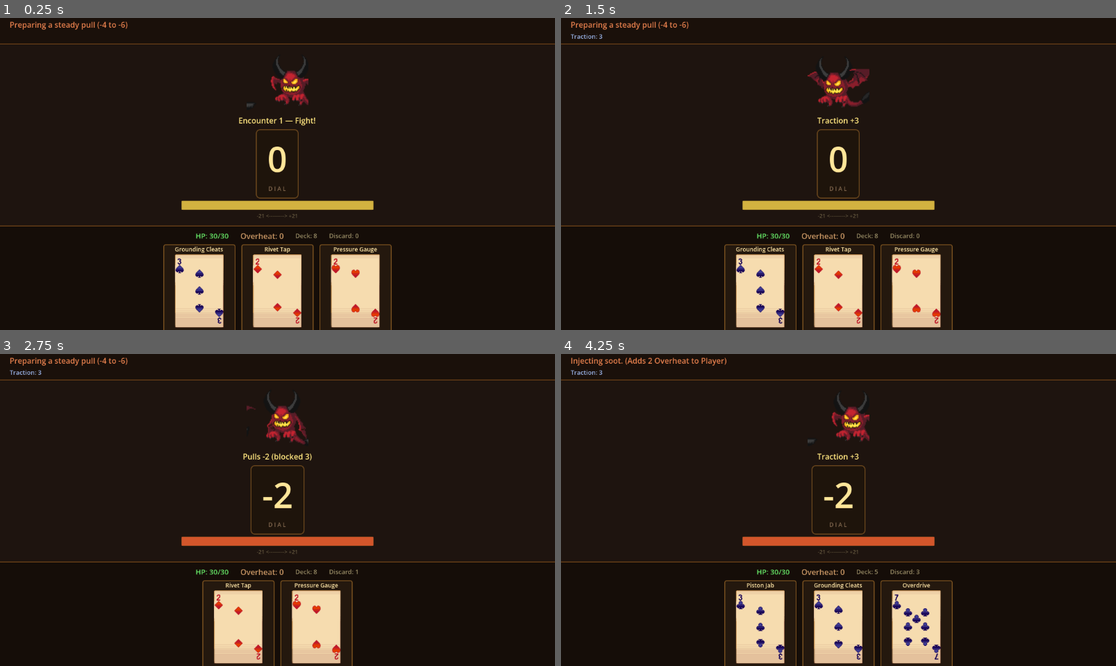
Above: before the commit, frames 1-4 (two rows, left to right).
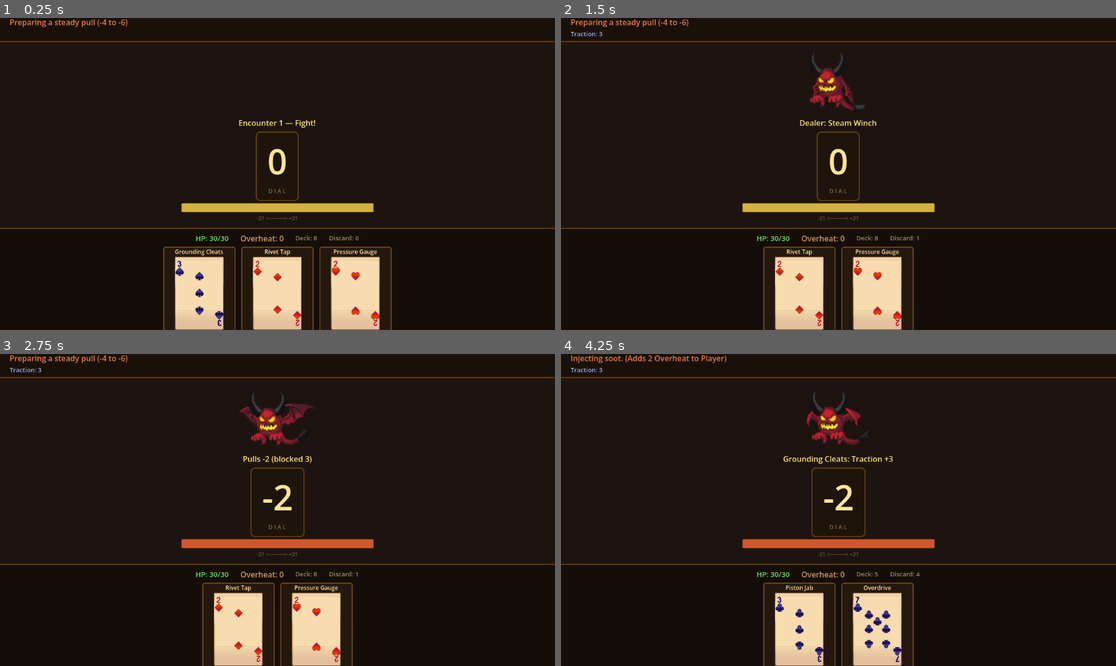
Above: after the commit, the same moments.

Repository: AdLgames/tugow
Game: Godot game, scene res://main.tscn
Two runs of this game, one before a commit and one after it. Both use one fixed random seed, a clock stepped at 60 frames per second and the inputs below.
Inputs (mouse positions are in pixels of both pictures, inside the frame that each line leads up to):
- Up to frame 1 (0.25 s): no input
- Up to frame 2 (1.5 s): move the mouse to (760, 298) at 0.52 s; click (760, 298) at 0.67 s; move the mouse to (838, 298) at 1.27 s; click (838, 298) at 1.42 s
- Up to frame 3 (2.75 s): move the mouse to (238, 634) at 2.02 s; click (238, 634) at 2.17 s
- Up to frame 4 (4.25 s): move the mouse to (877, 634) at 2.77 s; click (877, 634) at 2.92 s; move the mouse to (838, 634) at 3.52 s; click (838, 634) at 3.67 s

The runs differ from the first frame. In frame 1, 5.2% of the frame differs, in the area x 0-100%, y 0-100%; in frame 2, 12%; in frame 3, 5.2%; in frame 4, 13%.

Commit message:
Fix sprite animation and rework pacing so dial updates before dealer turn
Sprite animation fix:
- Frame width is 79px, height is 69px (not square as assumed)
- Uses delta-based frame timing instead of wallclock modulo
- set_animation properly resets frame state
- play_oneshot plays full animation then returns to IDLE
- Sprite scaled to 158x138 (2x) with nearest-neighbor filtering

Pacing rework:
- Card resolves INSTANTLY — dial/stats update the moment you click
- Card disappears from hand immediately
- Announcement shows what happened (e.g. "Piston Jab: Dial +3")
- 0.8s pause AFTER your move so you can see the result
- Then dealer announces, plays attack animation, resolves
- Overheat backlash shows and resolves before dealer turn
- No delays before the player's action — feels responsive

Co-Authored-By: Claude Sonnet 4.6 <noreply@anthropic.com>
Claude-Session: https://claude.ai/code/session_01TWcZhCTjepdonkKqzq9x86

Diff:
--- a/dealer_display.gd
+++ b/dealer_display.gd
@@ -1,14 +1,16 @@
 extends TextureRect
 
 const SPRITE_BASE = "res://Assets/TavernAssets/Flying Demon 2D Pixel Art/Sprites/without_outline/"
+const FRAME_WIDTH = 79
+const FRAME_HEIGHT = 69
 
 var sprite_sheets: Dictionary = {}
 var atlas_texture: AtlasTexture
 var current_anim: String = "IDLE"
 var frame_count: int = 1
-var frame_width: int = 64
-var frame_height: int = 64
-var anim_speed: float = 8.0
+var current_frame: int = 0
+var anim_speed: float = 10.0
+var last_frame_time: float = 0.0
 
 func _ready() -> void:
 	atlas_texture = AtlasTexture.new()
@@ -22,23 +24,39 @@
 func set_animation(anim_name: String) -> void:
 	if not sprite_sheets.has(anim_name):
 		return
+	if current_anim == anim_name:
+		return
 	current_anim = anim_name
+	current_frame = 0
+	last_frame_time = 0.0
 	var sheet: Texture2D = sprite_sheets[anim_name]
-	frame_height = sheet.get_height()
-	frame_width = frame_height
-	frame_count = max(1, sheet.get_width() / frame_width)
+	frame_count = max(1, sheet.get_width() / FRAME_WIDTH)
 	atlas_texture.atlas = sheet
+	_update_region()
 
-func _process(_delta: float) -> void:
+func _process(delta: float) -> void:
 	if not atlas_texture or not sprite_sheets.has(current_anim):
 		return
-	var frame = int(Time.get_ticks_msec() / (1000.0 / anim_speed)) % frame_count
-	atlas_texture.region = Rect2(frame * frame_width, 0, frame_width, frame_height)
+	last_frame_time += delta
+	var frame_duration = 1.0 / anim_speed
+	if last_frame_time >= frame_duration:
+		last_frame_time -= frame_duration
+		current_frame = (current_frame + 1) % frame_count
+		_update_region()
+
+func _update_region() -> void:
+	atlas_texture.region = Rect2(current_frame * FRAME_WIDTH, 0, FRAME_WIDTH, FRAME_HEIGHT)
 
 func play_oneshot(anim_name: String) -> void:
 	if not sprite_sheets.has(anim_name):
 		return
-	set_animation(anim_name)
+	current_anim = anim_name
+	current_frame = 0
+	last_frame_time = 0.0
+	var sheet: Texture2D = sprite_sheets[anim_name]
+	frame_count = max(1, sheet.get_width() / FRAME_WIDTH)
+	atlas_texture.atlas = sheet
+	_update_region()
 	var duration = float(frame_count) / anim_speed
 	await get_tree().create_timer(duration).timeout
 	set_animation("IDLE")
--- a/game_manager.gd
+++ b/game_manager.gd
@@ -95,55 +95,57 @@
 	is_resolving = true
 	var card = CardDatabase.CARDS[card_id]
 
-	action_announced.emit(card.name)
-	await get_tree().create_timer(0.4).timeout
+	# Remove card from hand immediately
+	discard_card_from_hand(card_id)
 
 	# Roll base value
 	var roll: int = card.base_val
 	if card.variance > 0:
 		roll += randi_range(-card.variance, card.variance)
 
-	var resolved_value = int(roll * next_card_multiplier)
-	if next_card_multiplier != 1.0:
-		action_announced.emit("Multiplier x%.1f applied!" % next_card_multiplier)
-		await get_tree().create_timer(0.3).timeout
+	var applied_multiplier = next_card_multiplier
+	var resolved_value = int(roll * applied_multiplier)
+	if applied_multiplier != 1.0:
 		next_card_multiplier = 1.0
 
-	# Resolve action
+	# Resolve action — dial updates INSTANTLY so player sees result
 	match card.action:
 		"PUSH":
 			move_dial(resolved_value)
-			action_announced.emit("Dial +%d" % resolved_value)
+			if applied_multiplier != 1.0:
+				action_announced.emit("%s: Dial +%d (x%.1f!)" % [card.name, resolved_value, applied_multiplier])
+			else:
+				action_announced.emit("%s: Dial +%d" % [card.name, resolved_value])
 
 		"RESIST":
 			if card.has("stacks"):
 				dealer_is_locked = true
-				action_announced.emit("Dealer LOCKED next turn!")
+				action_announced.emit("%s: Dealer LOCKED!" % card.name)
 			else:
 				dealer_traction += resolved_value
-				action_announced.emit("Traction +%d" % resolved_value)
+				action_announced.emit("%s: Traction +%d" % [card.name, resolved_value])
 			status_changed.emit(dealer_traction, dealer_bleed, dealer_is_locked)
 
 		"MULTIPLIER":
 			next_card_multiplier = card.get("multiplier", 1.0)
-			action_announced.emit("Next card: x%.1f power!" % next_card_multiplier)
+			action_announced.emit("%s: Next card x%.1f!" % [card.name, next_card_multiplier])
 
 		"VENT":
 			var drain = card.get("drain_val", 0)
 			player_overheat = max(0, player_overheat - drain)
 			overheat_changed.emit(player_overheat)
 			move_dial(resolved_value)
-			action_announced.emit("Vented %d heat, Dial +%d" % [drain, resolved_value])
+			action_announced.emit("%s: -%d Heat, Dial +%d" % [card.name, drain, resolved_value])
 
 		"CONDITIONAL_PUSH":
 			var target_mod = card.get("target_mod", 1)
 			if dial_value != 0 and dial_value % target_mod == 0:
 				var bonus = card.get("bonus_val", 0)
 				move_dial(resolved_value + bonus)
-				action_announced.emit("Sweet Spot! Dial +%d" % (resolved_value + bonus))
+				action_announced.emit("%s: Sweet Spot! +%d" % [card.name, resolved_value + bonus])
 			else:
 				move_dial(resolved_value)
-				action_announced.emit("Dial +%d" % resolved_value)
+				action_announced.emit("%s: Dial +%d" % [card.name, resolved_value])
 
 		"PRECISION_STRIKE":
 			move_dial(resolved_value)
@@ -151,9 +153,9 @@
 			if dial_value % target_mod == 0:
 				var bonus = card.get("bonus_val", 0)
 				move_dial(bonus)
-				action_announced.emit("Precision hit! Dial +%d then +%d" % [resolved_value, bonus])
+				action_announced.emit("%s: Precision! +%d then +%d" % [card.name, resolved_value, bonus])
 			else:
-				action_announced.emit("Dial +%d" % resolved_value)
+				action_announced.emit("%s: Dial +%d" % [card.name, resolved_value])
 
 		"DELAY_PUSH":
 			var delay = card.get("delay_turns", 1)
@@ -164,34 +166,32 @@
 				"turns_left": delay,
 				"name": card.name
 			})
-			action_announced.emit("Winding up... fires in %d turn(s)" % delay)
+			action_announced.emit("%s: Fires in %d turn(s)!" % [card.name, delay])
 
 		"BLEED":
 			dealer_bleed += card.get("stacks", 0)
 			status_changed.emit(dealer_traction, dealer_bleed, dealer_is_locked)
-			action_announced.emit("Bleed +%d on Dealer" % card.get("stacks", 0))
-
-	await get_tree().create_timer(0.5).timeout
-
-	# Discard played card and update hand UI
-	discard_card_from_hand(card_id)
-
-	# Apply cost
+			action_announced.emit("%s: Bleed +%d on Dealer" % [card.name, card.get("stacks", 0)])
+
+	# Apply cost immediately too
 	if card.has("cost"):
 		var cost_data = card.cost
 		if cost_data.type == "OVERHEAT":
 			player_overheat += cost_data.amount
 			overheat_changed.emit(player_overheat)
-			action_announced.emit("Overheat +%d" % cost_data.amount)
-			await get_tree().create_timer(0.4).timeout
-
+
+	# Check for instant win
 	if check_win_condition():
 		return
 
+	# Free action — let player play again immediately
 	if card.get("free_action", false):
 		action_announced.emit("Free action — play again!")
 		is_resolving = false
 		return
+
+	# PAUSE so player can see their result before dealer goes
+	await get_tree().create_timer(0.8).timeout
 
 	await end_player_turn()
 
@@ -203,9 +203,8 @@
 	if player_overheat > 0:
 		var slip_amount = player_overheat * 2
 		action_announced.emit("Overheat backlash: -%d!" % slip_amount)
-		await get_tree().create_timer(0.5).timeout
 		move_dial(-slip_amount)
-		await get_tree().create_timer(0.3).timeout
+		await get_tree().create_timer(0.6).timeout
 
 	if check_win_condition():
 		return
@@ -224,7 +223,7 @@
 
 	action_announced.emit("Dealer: " + current_dealer_intent.name)
 	dealer_anim_requested.emit("ATTACK")
-	await get_tree().create_timer(1.0).timeout
+	await get_tree().create_timer(0.8).timeout
 
 	await execute_dealer_move()
 
@@ -252,6 +251,7 @@
 		action_announced.emit("Sabotage! Overheat +%d" % sabotage_amount)
 
 	await get_tree().create_timer(0.6).timeout
+	dealer_anim_requested.emit("IDLE")
 
 	dealer_traction = 0
 	if dealer_bleed > 0:
@@ -268,7 +268,6 @@
 	if check_win_condition():
 		return
 	prepare_next_dealer_intent()
-	dealer_anim_requested.emit("IDLE")
 	draw_hand(3)
 	is_resolving = false
 
--- a/main.tscn
+++ b/main.tscn
@@ -159,11 +159,12 @@
 theme_override_constants/separation = 4
 
 [node name="DealerSprite" type="TextureRect" parent="GameBoard/TableZone/TableContent"]
-custom_minimum_size = Vector2(128, 128)
+custom_minimum_size = Vector2(158, 138)
 layout_mode = 2
 size_flags_horizontal = 4
 expand_mode = 1
 stretch_mode = 5
+texture_filter = 0
 script = ExtResource("dealer_display")
 
 [node name="AnnouncementLabel" type="Label" parent="GameBoard/TableZone/TableContent"]
